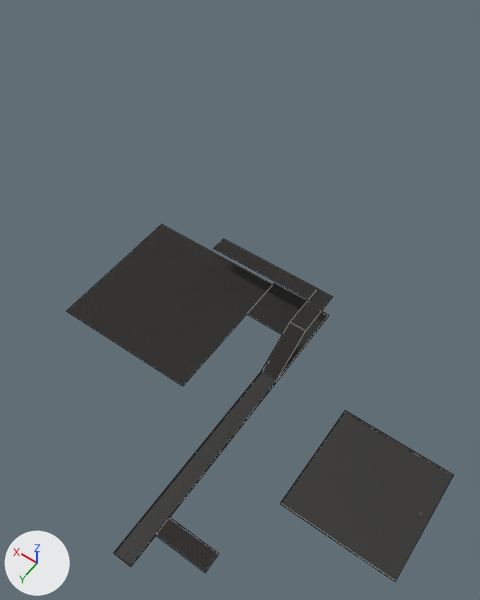
An edit to the OBJ model project/models/MapFloor.obj, drawn before and after from the same camera.
Both versions are drawn from a 50 mm lens placed at (-8.6, 45.6, 101.8), pointed at (43.7, -27.6, -13.1). Every picture has the same lights, and +X, +Y and +Z are marked at lower left. Mesh edges are drawn as thin lines. Where no turn or scale is listed for an object, it has been applied to the vertices.

The first picture shows 'Cube.006_Cube.028', 'Entrance_Floor.010_Cube.007', 'Entrance_Floor_Cube', 'Plane.007_Plane.009', 'Plane.008_Plane.010', 'Plane.019_Plane.020', 'Plane.022_Plane.023', 'Plane.023_Plane.024'.
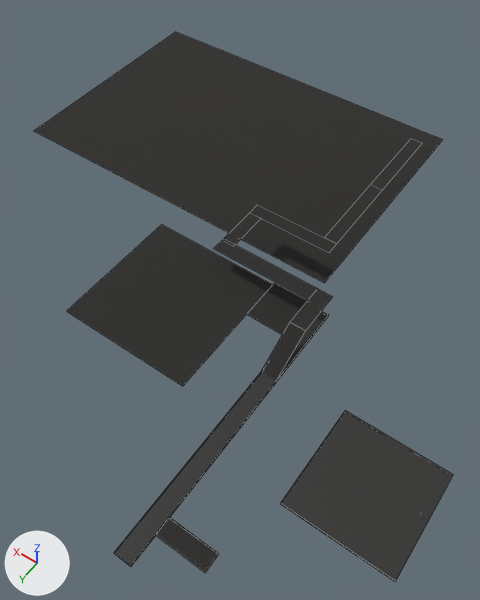
Location of each change, [x1, y1, x2, y2] in pixels of the pictures (480 x 600 px):
'Plane.051_Plane.053', added (black)
    after: [34, 32, 443, 283]
'Plane.037_Plane.039', added (black)
    after: [250, 205, 336, 252]
'Plane.040_Plane.042', added (black)
    after: [325, 185, 382, 244]
'Plane.030_Plane.031', added (black)
    after: [371, 139, 422, 190]
'Plane.029_Plane.030', added (black)
    after: [223, 213, 261, 246]

Edits to the bpy script that builds the scene:
```text
Change mat_none:
    mat_none.texture: img_black_cobble_rotated_jpg -> img_floor_cobble_jpg
Add mat_none_floor_cobble_jpg_016:
    mat_none_floor_cobble_jpg_016 = principled_material('None_floor_cobble.jpg.016')
    mat_none_floor_cobble_jpg_016.texture = img_floor_cobble_jpg
    mat_none_floor_cobble_jpg_016.roughness = 1.0
Add mat_none_floor_cobble_jpg_015:
    mat_none_floor_cobble_jpg_015 = principled_material('None_floor_cobble.jpg.015')
    mat_none_floor_cobble_jpg_015.texture = img_floor_cobble_jpg
    mat_none_floor_cobble_jpg_015.roughness = 1.0
Add mat_none_floor_cobble_jpg_013:
    mat_none_floor_cobble_jpg_013 = principled_material('None_floor_cobble.jpg.013')
    mat_none_floor_cobble_jpg_013.texture = img_floor_cobble_jpg
    mat_none_floor_cobble_jpg_013.roughness = 1.0
Add mat_none_floor_cobble_jpg_011:
    mat_none_floor_cobble_jpg_011 = principled_material('None_floor_cobble.jpg.011')
    mat_none_floor_cobble_jpg_011.texture = img_floor_cobble_jpg
    mat_none_floor_cobble_jpg_011.roughness = 1.0
Add me_plane_051_plane_053:
    me_plane_051_plane_053.from_pydata(...)  # 4 vertices, 1 face; spans x 30.0..120.0, y -100.0..-40.0, z -10.0
    me_plane_051_plane_053.materials.append(mat_none_floor_cobble_jpg_016)  # picture img_floor_cobble_jpg
Add me_plane_040_plane_042:
    me_plane_040_plane_042.from_pydata(...)  # 4 vertices, 1 face; spans x 30.0..33.0, y -63.0..-43.0, z -0.1
    me_plane_040_plane_042.materials.append(mat_none_floor_cobble_jpg_015)  # picture img_floor_cobble_jpg
Add me_plane_037_plane_039:
    me_plane_037_plane_039.from_pydata(...)  # 4 vertices, 1 face; spans x 30.0..50.0, y -43.0..-40.0, z -0.1
    me_plane_037_plane_039.materials.append(mat_none_floor_cobble_jpg_013)  # picture img_floor_cobble_jpg
Add me_plane_030_plane_031:
    me_plane_030_plane_031.from_pydata(...)  # 4 vertices, 1 face; spans x 30.0..33.0, y -83.0..-63.0, z -0.1
    me_plane_030_plane_031.materials.append(mat_none_floor_cobble_jpg_011)  # picture img_floor_cobble_jpg
Add me_plane_029_plane_030:
    me_plane_029_plane_030.from_pydata(...)  # 4 vertices, 1 face; spans x 47.0..50.0, y -40.0..-30.0, z -0.13
    me_plane_029_plane_030.materials.append(mat_none)  # picture img_floor_cobble_jpg
Add ob_plane_051_plane_053:
    ob_plane_051_plane_053 = bpy.data.objects.new('Plane.051_Plane.053', me_plane_051_plane_053)
    ob_plane_051_plane_053.location = (0.0, 0.0, 0.0)
Add ob_plane_040_plane_042:
    ob_plane_040_plane_042 = bpy.data.objects.new('Plane.040_Plane.042', me_plane_040_plane_042)
    ob_plane_040_plane_042.location = (0.0, 0.0, 0.0)
Add ob_plane_037_plane_039:
    ob_plane_037_plane_039 = bpy.data.objects.new('Plane.037_Plane.039', me_plane_037_plane_039)
    ob_plane_037_plane_039.location = (0.0, 0.0, 0.0)
Add ob_plane_030_plane_031:
    ob_plane_030_plane_031 = bpy.data.objects.new('Plane.030_Plane.031', me_plane_030_plane_031)
    ob_plane_030_plane_031.location = (0.0, 0.0, 0.0)
Add ob_plane_029_plane_030:
    ob_plane_029_plane_030 = bpy.data.objects.new('Plane.029_Plane.030', me_plane_029_plane_030)
    ob_plane_029_plane_030.location = (0.0, 0.0, 0.0)
```
